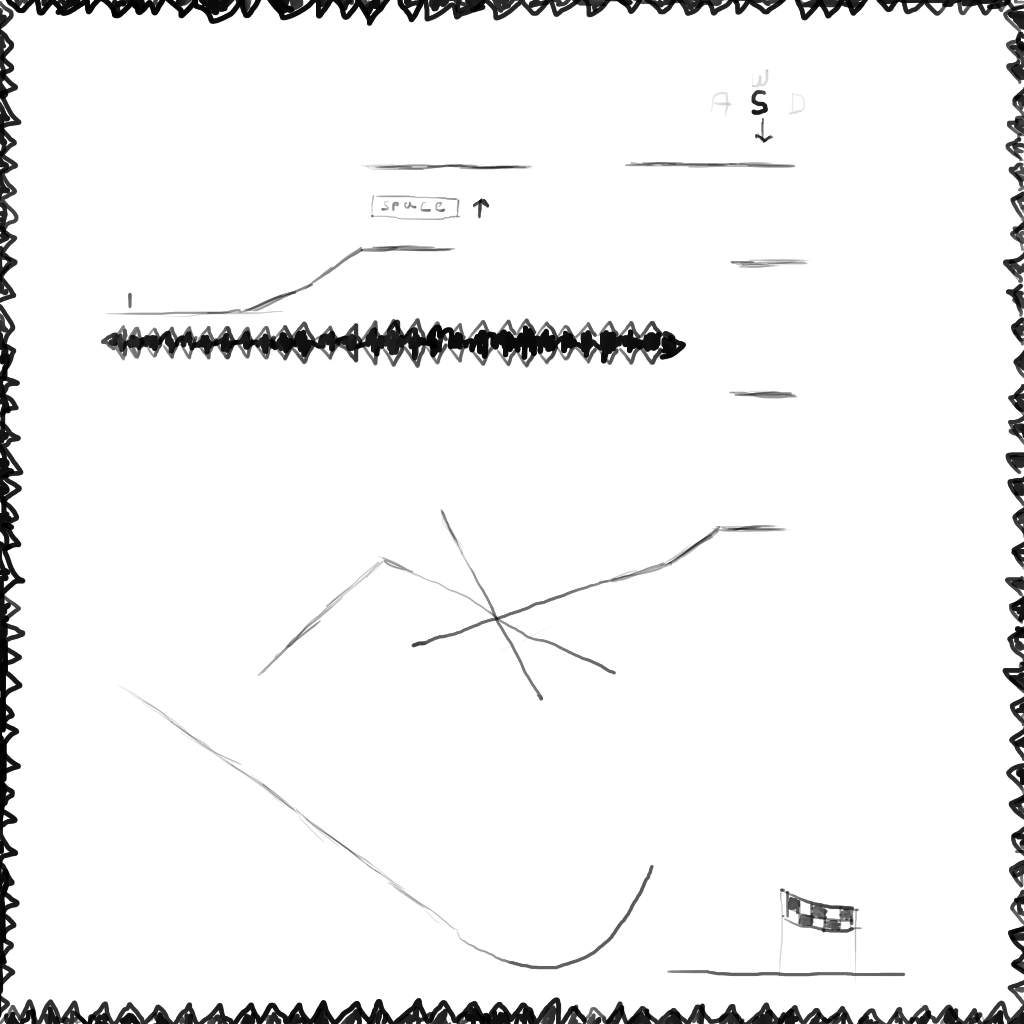
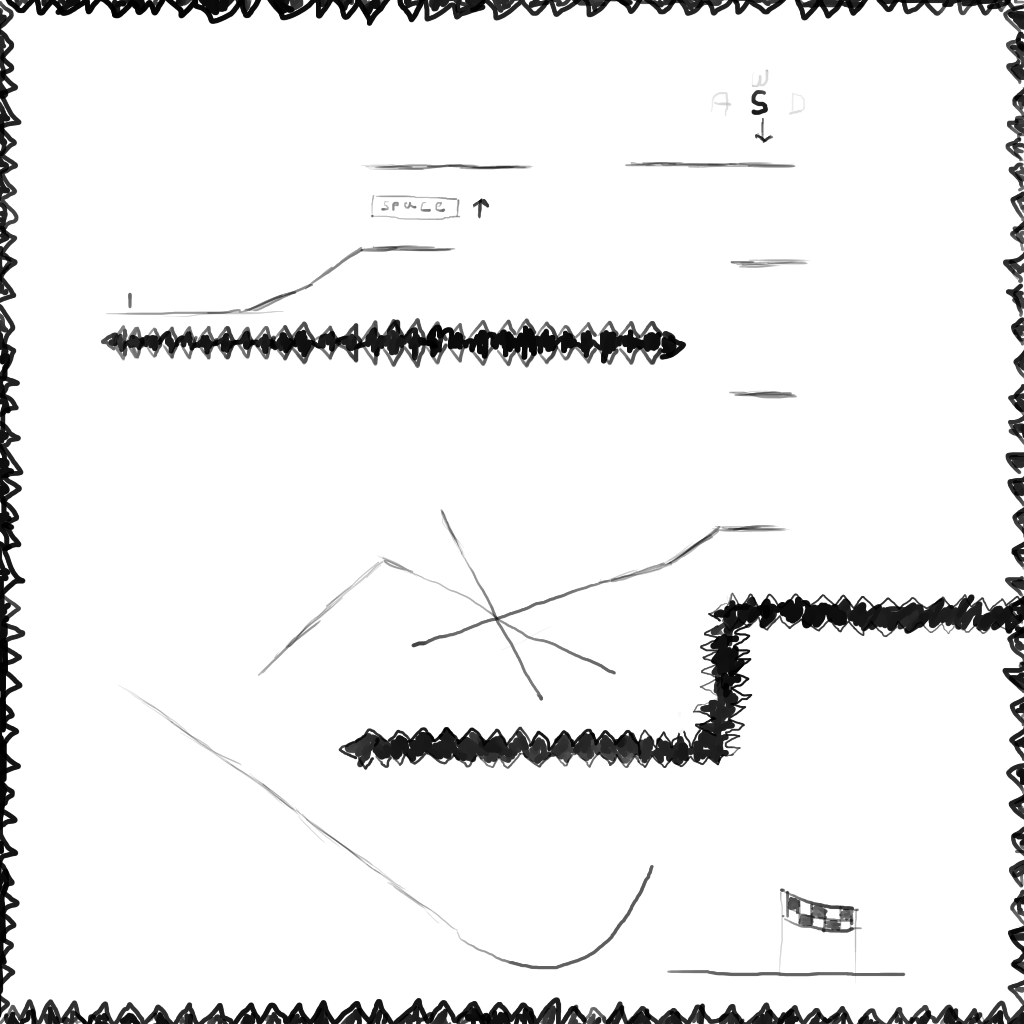
Revision of a layered 1024 × 1024 image; what changed, layer by layer:
painted on "effects" over [338, 592, 1024, 770]
painted on "obstacles" over [338, 592, 1024, 770]
painted on "platforms" over [338, 592, 960, 770]